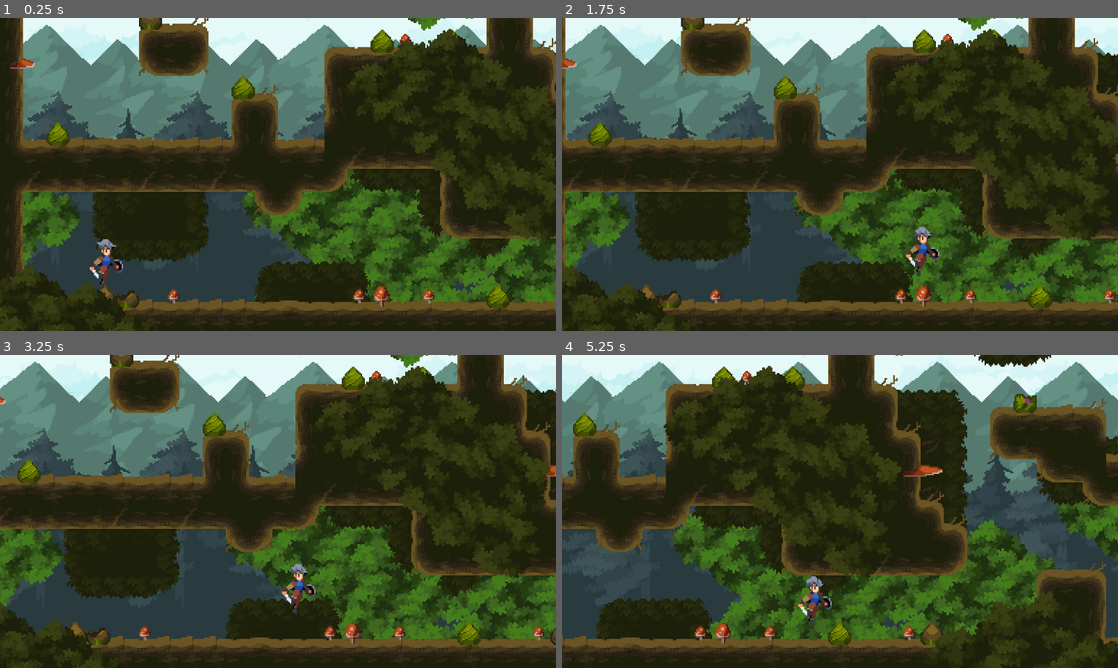
Above: before the commit, frames 1-4 (two rows, left to right).
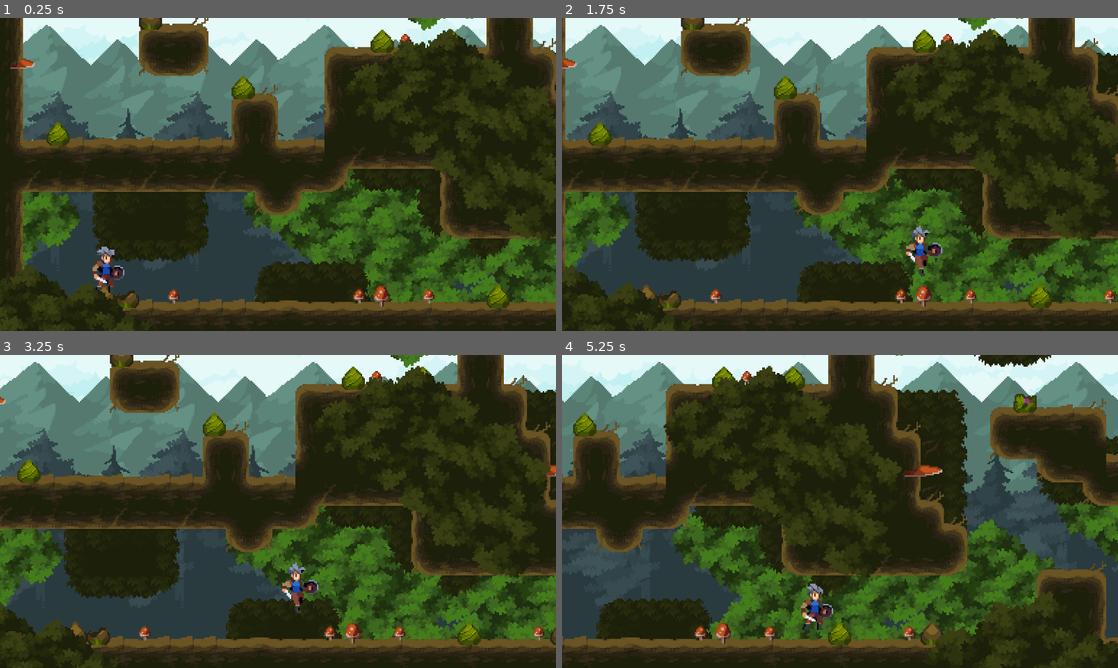
Above: after the commit, the same moments.

Repository: WITstudio86/legend_of_the_cryptids
Game: Godot game, scene res://Scenes/world.tscn
Same seed, same stepped clock (60 frames per second), same inputs: the game is played once before the commit and once after it.
Inputs:
- Up to frame 1 (0.25 s): no input
- Up to frame 2 (1.75 s): hold Space (jump) 0.53-1.28 s; hold D (move_right) from 0.53 s (still down); tap Space (jump) at 1.35, 1.52 s
- Up to frame 3 (3.25 s): tap Space (jump) at 1.82, 2.85, 3.02 s; release D (move_right) at 2.03 s; hold A (move_left) 2.03-2.78 s; hold Space (jump) 2.03-2.78 s; hold D (move_right) from 2.78 s (still down)
- Up to frame 4 (5.25 s): tap Space (jump) at 3.32, 4.35, 4.52, 4.82 s; hold Space (jump) 3.53-4.28 s; release D (move_right) at 4.28 s; hold A (move_left) 4.28-5.03 s; hold D (move_right) from 5.03 s (still down); hold Space (jump) from 5.03 s (still down)

The runs differ from the first frame. In frame 1, 0.5% of the frame differs, in the area x 16-23%, y 70-88%; in frame 2, 0.5%; in frame 3, 0.5%; in frame 4, 0.6%, in the area x 42-49%, y 70-88%.

Commit message:
feat: 通过节点的形式实现状态机
没有根据教程直接在玩家的脚本中添加状态机
而是添加节点 , 将每个状态都作为节点存在 , 通过父节点注入让状态节点控制玩家

Diff:
--- /dev/null
+++ b/Scenes/StateMachine/State.gd
@@ -0,0 +1,10 @@
+class_name State
+extends Node
+
+var owner_node : Node
+signal transitioned(state:State , next_state_name:String)
+
+func entry():pass
+func exit():pass
+func process(delta):pass
+func physice_process(delta):pass
--- /dev/null
+++ b/Scenes/StateMachine/state_machine.gd
@@ -0,0 +1,38 @@
+extends Node
+
+var states:Dictionary = {}
+var current_state:State
+@export var inital_state:State
+
+func _ready() -> void:
+	# 确保在所有的 ready 都执行之后再开始注入
+	call_deferred("on_init_state")
+
+func on_init_state():
+	for child:State in get_children():
+		states[child.name.to_lower()] = child
+		# 注入 , 让每个状态都可以获取 Player
+		child.owner_node = owner
+		child.transitioned.connect(on_transitioned)
+
+	if inital_state:
+		inital_state.entry()
+		current_state = inital_state
+
+func _process(delta: float) -> void:
+	if current_state:
+		current_state.process(delta)
+func _physics_process(delta: float) -> void:
+	if current_state:
+		current_state.physice_process(delta)
+
+func on_transitioned(state :State, next_state_name:String):
+	if current_state != state:return
+
+	var next_state:State = states.get(next_state_name.to_lower())
+	if !next_state:return
+
+	if current_state:
+		current_state.exit()
+	next_state.entry()
+	current_state = next_state
--- a/Scenes/player/player.gd
+++ b/Scenes/player/player.gd
@@ -1,3 +1,4 @@
+class_name Player
 extends CharacterBody2D
 
 const SPEED = 160.0
@@ -6,6 +7,7 @@
 const JUMP_VELOCITY = -320.0
 #获得重力
 var gravity = ProjectSettings.get("physics/2d/default_gravity")
+var should_jump
 @onready var collision_shape_2d: CollisionShape2D = %CollisionShape2D
 @onready var animated_sprite_2d: AnimatedSprite2D = %AnimatedSprite2D
 @onready var coyote_timer: Timer = %CoyoteTimer
@@ -37,31 +39,12 @@
 	# 跳跃
 	# 在地板上或者处于 coyote time 都可以跳跃
 	var can_jump = is_on_floor() or coyote_timer.time_left > 0
-	var should_jump = jump_request_timer.time_left > 0 and can_jump
+	should_jump = jump_request_timer.time_left > 0 and can_jump
 	if should_jump:
 		velocity.y = JUMP_VELOCITY
-	# 实现动画
-	if is_on_floor():
-		# 在地板上方向为 0 且速度为 0 的时候静止
-		if is_zero_approx(direction) and is_zero_approx(velocity.x):
-			animated_sprite_2d.play("idle")
-		else:
-			# 不为零的时候
-			animated_sprite_2d.play("runing")
-	else:
-		animated_sprite_2d.play("jump")
+
 	# 实现左右反转,不近乎为 0 的时候
 	if not is_zero_approx(direction):
 		animated_sprite_2d.flip_h = direction < 0
 
-	# 实现郊狼时间: 移动之前记录在地板上的状态 , 移动之后判断是否相同 ,
-	# 不同且之前在地板上的时候开启时间
-	var was_on_floor = is_on_floor()
 	move_and_slide()
-	if is_on_floor() != was_on_floor:
-		# 曾经在地板上并且不是因为按下空格跳跃改变的状态
-		if was_on_floor and not should_jump:
-			# 那么开启cayote time
-			coyote_timer.start()
-		else:
-			coyote_timer.stop()
--- a/Scenes/player/player.tscn
+++ b/Scenes/player/player.tscn
@@ -1,7 +1,25 @@
-[gd_scene load_steps=23 format=3 uid="uid://b2kjra08f3yr"]
+[gd_scene load_steps=35 format=3 uid="uid://b2kjra08f3yr"]
 
 [ext_resource type="Texture2D" uid="uid://dqpyeedqcn6kt" path="res://assets/generic_char_v0.2/png/blue/char_blue_1.png" id="1_8p05u"]
 [ext_resource type="Script" uid="uid://5eye4f7mi8er" path="res://Scenes/player/player.gd" id="1_eo61r"]
+[ext_resource type="Script" uid="uid://bqh2sk1e1soxr" path="res://Scenes/StateMachine/state_machine.gd" id="3_mxepk"]
+[ext_resource type="Script" uid="uid://cmfivtv0hwhx8" path="res://Scenes/player/states/idle.gd" id="4_6upyo"]
+[ext_resource type="Script" uid="uid://cs1dukph2ljes" path="res://Scenes/player/states/running.gd" id="5_xxarj"]
+[ext_resource type="Script" uid="uid://dv63604e5x4ps" path="res://Scenes/player/states/jump.gd" id="6_6k3cy"]
+[ext_resource type="Script" uid="uid://vo067bs24e5j" path="res://Scenes/player/states/fall.gd" id="7_xxarj"]
+[ext_resource type="Script" uid="uid://vqahs8fsfjlc" path="res://Scenes/player/states/landing.gd" id="8_6k3cy"]
+
+[sub_resource type="AtlasTexture" id="AtlasTexture_dpkfr"]
+atlas = ExtResource("1_8p05u")
+region = Rect2(112, 224, 56, 56)
+
+[sub_resource type="AtlasTexture" id="AtlasTexture_kysaj"]
+atlas = ExtResource("1_8p05u")
+region = Rect2(168, 224, 56, 56)
+
+[sub_resource type="AtlasTexture" id="AtlasTexture_egohg"]
+atlas = ExtResource("1_8p05u")
+region = Rect2(224, 224, 56, 56)
 
 [sub_resource type="AtlasTexture" id="AtlasTexture_eo61r"]
 atlas = ExtResource("1_8p05u")
@@ -42,6 +60,18 @@
 [sub_resource type="AtlasTexture" id="AtlasTexture_p8lfk"]
 atlas = ExtResource("1_8p05u")
 region = Rect2(280, 168, 56, 56)
+
+[sub_resource type="AtlasTexture" id="AtlasTexture_ua3np"]
+atlas = ExtResource("1_8p05u")
+region = Rect2(224, 224, 56, 56)
+
+[sub_resource type="AtlasTexture" id="AtlasTexture_mnu3u"]
+atlas = ExtResource("1_8p05u")
+region = Rect2(280, 224, 56, 56)
+
+[sub_resource type="AtlasTexture" id="AtlasTexture_rwmec"]
+atlas = ExtResource("1_8p05u")
+region = Rect2(336, 224, 56, 56)
 
 [sub_resource type="AtlasTexture" id="AtlasTexture_uawwb"]
 atlas = ExtResource("1_8p05u")
@@ -79,6 +109,20 @@
 animations = [{
 "frames": [{
 "duration": 1.0,
+"texture": SubResource("AtlasTexture_dpkfr")
+}, {
+"duration": 1.0,
+"texture": SubResource("AtlasTexture_kysaj")
+}, {
+"duration": 1.0,
+"texture": SubResource("AtlasTexture_egohg")
+}],
+"loop": true,
+"name": &"fall",
+"speed": 11.0
+}, {
+"frames": [{
+"duration": 1.0,
 "texture": SubResource("AtlasTexture_eo61r")
 }, {
 "duration": 1.0,
@@ -116,6 +160,20 @@
 "loop": true,
 "name": &"jump",
 "speed": 10.0
+}, {
+"frames": [{
+"duration": 0.2,
+"texture": SubResource("AtlasTexture_ua3np")
+}, {
+"duration": 1.0,
+"texture": SubResource("AtlasTexture_mnu3u")
+}, {
+"duration": 1.0,
+"texture": SubResource("AtlasTexture_rwmec")
+}],
+"loop": false,
+"name": &"landing",
+"speed": 12.0
 }, {
 "frames": [{
 "duration": 1.0,
@@ -157,8 +215,9 @@
 unique_name_in_owner = true
 position = Vector2(0, -29)
 sprite_frames = SubResource("SpriteFrames_dpkfr")
-animation = &"runing"
-frame_progress = 0.74580437
+animation = &"landing"
+frame = 1
+frame_progress = 1.0
 
 [node name="CollisionShape2D" type="CollisionShape2D" parent="."]
 unique_name_in_owner = true
@@ -174,3 +233,27 @@
 unique_name_in_owner = true
 wait_time = 0.1
 one_shot = true
+
+[node name="StateMachine" type="Node" parent="." node_paths=PackedStringArray("inital_state")]
+script = ExtResource("3_mxepk")
+inital_state = NodePath("PlayerIdle")
+
+[node name="PlayerIdle" type="Node" parent="StateMachine"]
+script = ExtResource("4_6upyo")
+metadata/_custom_type_script = "uid://cmfivtv0hwhx8"
+
+[node name="PlayerRunning" type="Node" parent="StateMachine"]
+script = ExtResource("5_xxarj")
+metadata/_custom_type_script = "uid://cs1dukph2ljes"
+
+[node name="PlayerJump" type="Node" parent="StateMachine"]
+script = ExtResource("6_6k3cy")
+metadata/_custom_type_script = "uid://dv63604e5x4ps"
+
+[node name="PlayerFall" type="Node" parent="StateMachine"]
+script = ExtResource("7_xxarj")
+metadata/_custom_type_script = "uid://vo067bs24e5j"
+
+[node name="PlayerLanding" type="Node" parent="StateMachine"]
+script = ExtResource("8_6k3cy")
+metadata/_custom_type_script = "uid://vqahs8fsfjlc"
--- /dev/null
+++ b/Scenes/player/states/fall.gd
@@ -0,0 +1,11 @@
+class_name PlayerFall
+extends State
+
+var player : Player
+func entry():
+	player = owner_node as Player
+	player.animated_sprite_2d.play("fall")
+
+func physice_process(_delta):
+	if player.is_on_floor():
+		transitioned.emit(self , "PlayerLanding")
--- /dev/null
+++ b/Scenes/player/states/idle.gd
@@ -0,0 +1,13 @@
+class_name PlayerIdle
+extends State
+
+var player : Player
+func entry():
+	player = owner_node as Player
+	player.animated_sprite_2d.play("idle")
+
+func physice_process(_delta):
+	if player.is_on_floor() and not is_zero_approx(player.velocity.x):
+		transitioned.emit(self , "PlayerRunning")
+	if not player.is_on_floor() and player.velocity.y < 0:
+		transitioned.emit(self , "PlayerJump")
--- /dev/null
+++ b/Scenes/player/states/jump.gd
@@ -0,0 +1,11 @@
+class_name PlayerJump
+extends State
+
+var player : Player
+func entry():
+	player = owner_node as Player
+	player.animated_sprite_2d.play("jump")
+
+func physice_process(_delta):
+	if player.velocity.y > 0 :
+		transitioned.emit(self , "PlayerFall")
--- /dev/null
+++ b/Scenes/player/states/landing.gd
@@ -0,0 +1,11 @@
+class_name PlayerLanding
+extends State
+
+var player : Player
+func entry():
+	player = owner_node as Player
+	player.animated_sprite_2d.play("landing")
+
+func physice_process(_delta):
+	if not player.animated_sprite_2d.is_playing():
+		transitioned.emit(self , "PlayerIdle")
--- /dev/null
+++ b/Scenes/player/states/running.gd
@@ -0,0 +1,19 @@
+class_name PlayerRunning
+extends State
+
+var player : Player
+func entry():
+	player = owner_node as Player
+	player.animated_sprite_2d.play("runing")
+
+func physice_process(delta):
+	if not player.is_on_floor():
+		if player.should_jump:
+			transitioned.emit(self , "PlayerJump")
+			player.coyote_timer.stop()
+		else:
+			player.coyote_timer.start()
+			transitioned.emit(self , "PlayerFall")
+
+	if player.is_on_floor() and is_zero_approx(player.velocity.x):
+		transitioned.emit(self , "PlayerIdle")
Not shown, added: Scenes/StateMachine/State.gd.uid
Not shown, added: Scenes/StateMachine/state_machine.gd.uid
Not shown, added: Scenes/player/states/fall.gd.uid
Not shown, added: Scenes/player/states/idle.gd.uid
Not shown, added: Scenes/player/states/jump.gd.uid
Not shown, added: Scenes/player/states/landing.gd.uid
Not shown, added: Scenes/player/states/running.gd.uid
